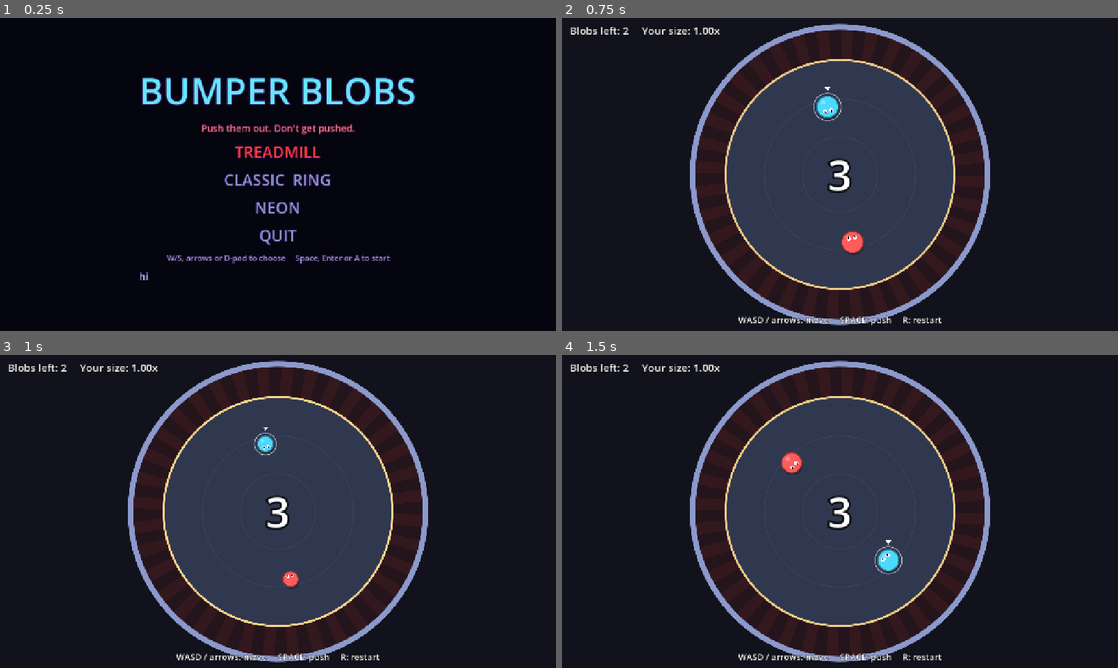
Above: before the commit, frames 1-4 (two rows, left to right).
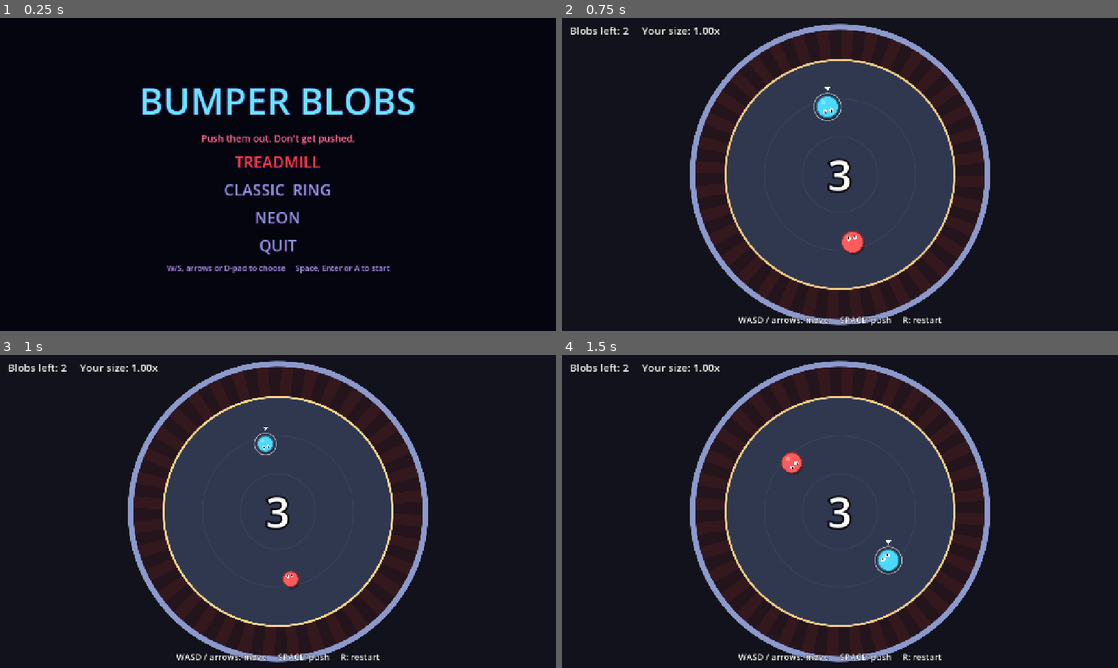
Above: after the commit, the same moments.

Repository: mrjkey/blobs
Game: Godot game, scene res://ui/menus/main_menu.tscn
The game is run twice, just before and just after one commit, with the same random seed, the same clock (stepped at 60 frames per second) and the same inputs. Before the commit the project starts from res://menus/main_menu.tscn.
Inputs:
- Up to frame 1 (0.25 s): no input
- Up to frame 2 (0.75 s): click "CLASSIC RING" at 0.5 s
- Up to frame 3 (1 s): no input
- Up to frame 4 (1.5 s): tap R (restart) at 1.25 s; hold D (move_right) from 1.28 s (still down); tap Space (push) at 1.35 s

The runs differ from the first frame. In frame 1, 7.0% of the frame differs, in the area x 25-75%, y 18-84%; in frame 2, nothing differs; in frame 3, nothing differs; in frame 4, nothing differs.

Commit message:
BIG REORG STARTING NOW

Diff:
--- a/session.gd
+++ b/autoload/session.gd
@@ -2,7 +2,7 @@
 ## Autoload "Session": choices that must survive scene changes and reloads.
 ## Menus write here, game scenes read here in _ready().
 
-## Treadmill mode picked in menus/treadmill_menu.tscn (0 = 1P vs computer,
+## Treadmill mode picked in ui/menus/treadmill_menu.tscn (0 = 1P vs computer,
 ## 1 = 2P versus, 2 = 2P + computer, 3 = watch). -1 = not picked yet, e.g. when
 ## treadmill.tscn is run on its own with F6.
 var treadmill_mode := -1
--- a/project.godot
+++ b/project.godot
@@ -16,7 +16,7 @@
 
 [autoload]
 
-Session="*res://session.gd"
+Session="*res://autoload/session.gd"
 ClaudeSyncGame="*uid://c377xy6tuo80b"
 
 [display]
--- a/scenes/placeholder.tscn
+++ /dev/null
@@ -1,3 +0,0 @@
-[gd_scene format=3 uid="uid://c772yea7ek4tq"]
-
-[node name="Placeholder" type="Node2D" unique_id=2043067622]
--- a/scripts/game.gd
+++ b/scripts/game.gd
@@ -40,7 +40,6 @@
 
 func _ready() -> void:
 	randomize()
-	_setup_input()
 	camera = Camera2D.new()
 	add_child(camera)
 	camera.make_current()
@@ -54,35 +53,6 @@
 
 
 # --- Setup -------------------------------------------------------------------
-
-func _setup_input() -> void:
-	_bind("move_left", [KEY_A, KEY_LEFT], [], JOY_AXIS_LEFT_X, -1.0)
-	_bind("move_right", [KEY_D, KEY_RIGHT], [], JOY_AXIS_LEFT_X, 1.0)
-	_bind("move_up", [KEY_W, KEY_UP], [], JOY_AXIS_LEFT_Y, -1.0)
-	_bind("move_down", [KEY_S, KEY_DOWN], [], JOY_AXIS_LEFT_Y, 1.0)
-	_bind("push", [KEY_SPACE, KEY_J], [JOY_BUTTON_A])
-	_bind("restart", [KEY_R], [JOY_BUTTON_START])
-	_bind("quit", [KEY_ESCAPE])
-
-
-func _bind(action: String, keys: Array, buttons: Array = [], axis: int = -1, axis_dir: float = 0.0) -> void:
-	if InputMap.has_action(action):
-		return  # survives scene reloads
-	InputMap.add_action(action, 0.25)
-	for k in keys:
-		var ev := InputEventKey.new()
-		ev.physical_keycode = k
-		InputMap.action_add_event(action, ev)
-	for b in buttons:
-		var ev := InputEventJoypadButton.new()
-		ev.button_index = b
-		InputMap.action_add_event(action, ev)
-	if axis >= 0:
-		var ev := InputEventJoypadMotion.new()
-		ev.axis = axis
-		ev.axis_value = axis_dir
-		InputMap.action_add_event(action, ev)
-
 
 func _spawn_blobs() -> void:
 	var count := T.BOT_COUNT + 1
@@ -142,7 +112,7 @@
 		get_tree().reload_current_scene()
 		return
 	if Input.is_action_just_pressed("quit"):
-		get_tree().change_scene_to_file("res://menus/main_menu.tscn")
+		get_tree().change_scene_to_file("res://ui/menus/main_menu.tscn")
 		return
 	_read_player_input()
 	clock += delta
--- a/scripts/neon/neon_blob.gd
+++ b/scripts/neon/neon_blob.gd
@@ -3,11 +3,7 @@
 ## glowing eyes. Only the drawing changes; physics and push are inherited.
 
 const NT = preload("res://scripts/neon/neon_tuning.gd")
-
-
-static func hdr(c: Color, k: float, a: float = 1.0) -> Color:
-	k *= NT.BRIGHTNESS
-	return Color(c.r * k, c.g * k, c.b * k, a)
+const NeonLook = preload("res://scripts/neon/neon_look.gd")
 
 
 func _draw() -> void:
@@ -29,10 +25,10 @@
 	var glow := NT.BLOB_GLOW + flash * 2.0
 	var rim := color.lerp(Color.WHITE, flash * 0.6)
 	# Soft halo (also looks fine with glow turned off), then the dark glass body.
-	draw_colored_polygon(halo, hdr(rim, 1.0, 0.12))
+	draw_colored_polygon(halo, NeonLook.hdr(rim, 1.0, 0.12))
 	draw_colored_polygon(outer, Color(color.r * 0.12, color.g * 0.12, color.b * 0.18, 0.92))
-	draw_polyline(inner, hdr(rim, 1.1, 0.45), 1.5, true)
-	draw_polyline(outer_line, hdr(rim, glow), 3.5 if windup <= 0.0 else 5.0, true)
+	draw_polyline(inner, NeonLook.hdr(rim, 1.1, 0.45), 1.5, true)
+	draw_polyline(outer_line, NeonLook.hdr(rim, glow), 3.5 if windup <= 0.0 else 5.0, true)
 
 	_draw_eyes(r)
 	_draw_status(r)
@@ -41,14 +37,14 @@
 func _draw_eyes(r: float) -> void:
 	var side := Vector2(-look.y, look.x)
 	var dizzy := stun > 0.0 or not alive
-	var bright := hdr(Color.WHITE, 2.2)
+	var bright := NeonLook.hdr(Color.WHITE, 2.2)
 	for s: float in [-1.0, 1.0]:
 		var c := _xf(look * 0.36 + side * (0.3 * s)) * r
 		var er := r * 0.18
 		if dizzy:
 			var e := er * 0.75
-			draw_line(c + Vector2(-e, -e), c + Vector2(e, e), hdr(color, 2.5), 2.5, true)
-			draw_line(c + Vector2(-e, e), c + Vector2(e, -e), hdr(color, 2.5), 2.5, true)
+			draw_line(c + Vector2(-e, -e), c + Vector2(e, e), NeonLook.hdr(color, 2.5), 2.5, true)
+			draw_line(c + Vector2(-e, e), c + Vector2(e, -e), NeonLook.hdr(color, 2.5), 2.5, true)
 		elif _blink > 0.0:
 			draw_line(c - side * er, c + side * er, bright, 2.5, true)
 		else:
@@ -57,7 +53,7 @@
 		if windup > 0.0 or (push_cooldown > T.PUSH_COOLDOWN - 0.15):
 			var brow_in := c + look * er * 0.9 - side * (er * 0.5 * s)
 			var brow_out := c + look * er * 1.6 + side * (er * 0.9 * s)
-			draw_line(brow_in, brow_out, hdr(color, 2.5), 3.0, true)
+			draw_line(brow_in, brow_out, NeonLook.hdr(color, 2.5), 3.0, true)
 
 
 func _draw_status(r: float) -> void:
@@ -68,16 +64,16 @@
 		if push_cooldown > 0.0:
 			var frac := 1.0 - push_cooldown / T.PUSH_COOLDOWN
 			if frac > 0.01:
-				draw_arc(Vector2.ZERO, ring_r, -PI / 2.0, -PI / 2.0 + TAU * frac, 48, hdr(color, 1.2, 0.5), 2.5, true)
+				draw_arc(Vector2.ZERO, ring_r, -PI / 2.0, -PI / 2.0 + TAU * frac, 48, NeonLook.hdr(color, 1.2, 0.5), 2.5, true)
 		else:
-			draw_arc(Vector2.ZERO, ring_r, 0.0, TAU, 48, hdr(color, 2.0, 0.9), 2.0, true)
+			draw_arc(Vector2.ZERO, ring_r, 0.0, TAU, 48, NeonLook.hdr(color, 2.0, 0.9), 2.0, true)
 		var tip := Vector2(0.0, -r - 16.0)
-		draw_colored_polygon(PackedVector2Array([tip, tip + Vector2(-7, -10), tip + Vector2(7, -10)]), hdr(color, 2.5))
+		draw_colored_polygon(PackedVector2Array([tip, tip + Vector2(-7, -10), tip + Vector2(7, -10)]), NeonLook.hdr(color, 2.5))
 		if player_tag != "":
 			draw_string(ThemeDB.fallback_font, tip + Vector2(-30.0, -14.0), player_tag,
-				HORIZONTAL_ALIGNMENT_CENTER, 60.0, 16, hdr(color, 2.0))
+				HORIZONTAL_ALIGNMENT_CENTER, 60.0, 16, NeonLook.hdr(color, 2.0))
 	if outside_time > 0.0:
 		var danger := clampf(outside_time / T.RING_OUT_TIME, 0.0, 1.0)
 		var pulse := 0.5 + 0.5 * sin(Time.get_ticks_msec() * 0.03)
 		draw_arc(Vector2.ZERO, r + 5.0, -PI / 2.0, -PI / 2.0 + TAU * danger, 48,
-			hdr(Color(1.0, 0.15, 0.1), 1.5 + 1.5 * pulse), 4.0, true)
+			NeonLook.hdr(Color(1.0, 0.15, 0.1), 1.5 + 1.5 * pulse), 4.0, true)
--- a/scripts/neon/neon_fx.gd
+++ b/scripts/neon/neon_fx.gd
@@ -2,7 +2,7 @@
 ## Neon particles: glowing streaks along their velocity instead of dots,
 ## and over-bright shockwave rings so they bloom.
 
-const NT = preload("res://scripts/neon/neon_tuning.gd")
+const NeonLook = preload("res://scripts/neon/neon_look.gd")
 
 
 func _draw() -> void:
@@ -10,13 +10,9 @@
 		var t: float = w["age"] / w["dur"]
 		var e := 1.0 - pow(1.0 - t, 3.0)
 		var r := lerpf(w["from"], w["to"], e)
-		var c: Color = w["color"]
-		var k := 2.5 * (1.0 - t) * NT.BRIGHTNESS
-		draw_arc(w["pos"], r, 0.0, TAU, 64, Color(c.r * k, c.g * k, c.b * k, 1.0 - t), 6.0 * (1.0 - t) + 1.0, true)
+		draw_arc(w["pos"], r, 0.0, TAU, 64, NeonLook.hdr(w["color"], 2.5 * (1.0 - t), 1.0 - t), 6.0 * (1.0 - t) + 1.0, true)
 	for p in _parts:
 		var k: float = p["life"] / p["max"]
-		var c: Color = p["color"]
 		var pos: Vector2 = p["pos"]
 		var v: Vector2 = p["vel"]
-		var glow := (1.0 + 2.0 * k) * NT.BRIGHTNESS
-		draw_line(pos, pos - v * 0.045, Color(c.r * glow, c.g * glow, c.b * glow, k), maxf(p["size"] * 0.6 * k, 1.0), true)
+		draw_line(pos, pos - v * 0.045, NeonLook.hdr(p["color"], 1.0 + 2.0 * k, k), maxf(p["size"] * 0.6 * k, 1.0), true)
--- a/scripts/neon/neon_game.gd
+++ b/scripts/neon/neon_game.gd
@@ -21,11 +21,6 @@
 var _overlay: Node2D         # draws turrets and beams above the blobs
 var _play_time := 0.0
 var _last_bar := -1
-
-
-static func hdr(c: Color, k: float, a: float = 1.0) -> Color:
-	k *= NT.BRIGHTNESS
-	return Color(c.r * k, c.g * k, c.b * k, a)
 
 
 func _ready() -> void:
@@ -285,21 +280,21 @@
 		var n := pts.size()
 		for i in range(1, n):
 			var f := float(i) / n
-			draw_line(pts[i - 1], pts[i], hdr(b.color, 1.5, 0.35 * f), maxf(b.radius * 1.3 * f, 1.0), true)
+			draw_line(pts[i - 1], pts[i], NeonLook.hdr(b.color, 1.5, 0.35 * f), maxf(b.radius * 1.3 * f, 1.0), true)
 
 	# Ring edge thumps with the kick drum.
-	draw_arc(Vector2.ZERO, T.RING_RADIUS, 0.0, TAU, 128, hdr(NT.RING_COLOR, NT.RING_GLOW + NT.RING_PULSE * k), 4.0 + NT.RING_PULSE_WIDTH * k, true)
-	draw_arc(Vector2.ZERO, T.RING_RADIUS + 9.0, 0.0, TAU, 128, hdr(NT.RING_COLOR, 0.8, 0.35), 1.5, true)
+	draw_arc(Vector2.ZERO, T.RING_RADIUS, 0.0, TAU, 128, NeonLook.hdr(NT.RING_COLOR, NT.RING_GLOW + NT.RING_PULSE * k), 4.0 + NT.RING_PULSE_WIDTH * k, true)
+	draw_arc(Vector2.ZERO, T.RING_RADIUS + 9.0, 0.0, TAU, 128, NeonLook.hdr(NT.RING_COLOR, 0.8, 0.35), 1.5, true)
 
 	# Wall, flashing where it was hit.
 	var wall_r := T.WALL_RADIUS + 6.0
-	draw_arc(Vector2.ZERO, wall_r, 0.0, TAU, 128, hdr(NT.WALL_COLOR, 1.4), 4.0, true)
+	draw_arc(Vector2.ZERO, wall_r, 0.0, TAU, 128, NeonLook.hdr(NT.WALL_COLOR, 1.4), 4.0, true)
 	for hit in wall_hits:
 		var t: float = hit["age"] / 0.35
 		var power: float = hit["power"]
 		var ang: float = hit["angle"]
 		var span := 0.15 + 0.2 * power
-		draw_arc(Vector2.ZERO, wall_r, ang - span, ang + span, 16, hdr(Color.WHITE, 3.0, 1.0 - t), 4.0 + 6.0 * power * (1.0 - t), true)
+		draw_arc(Vector2.ZERO, wall_r, ang - span, ang + span, 16, NeonLook.hdr(Color.WHITE, 3.0, 1.0 - t), 4.0 + 6.0 * power * (1.0 - t), true)
 
 	# Food: spinning neon diamonds.
 	for f in foods:
@@ -313,8 +308,8 @@
 			pts.append(fpos + Vector2.from_angle(clock * 2.0 + fseed + j * PI / 2.0) * r)
 		var outline := pts.duplicate()
 		outline.append(pts[0])
-		draw_colored_polygon(pts, hdr(NT.FOOD_COLOR, 0.5, 0.5))
-		draw_polyline(outline, hdr(NT.FOOD_COLOR, 2.5), 2.0, true)
+		draw_colored_polygon(pts, NeonLook.hdr(NT.FOOD_COLOR, 0.5, 0.5))
+		draw_polyline(outline, NeonLook.hdr(NT.FOOD_COLOR, 2.5), 2.0, true)
 
 
 func _draw_overlay() -> void:
@@ -338,19 +333,19 @@
 			if to_fire <= NT.LASER_LOCK_BEATS:
 				alpha = 0.9 if int(beat * 16.0) % 2 == 0 else 0.3
 				width = 2.5
-			_overlay.draw_line(pos, pos + aim * length, hdr(NT.LASER_COLOR, 1.0 + 2.0 * charge, alpha), width, true)
+			_overlay.draw_line(pos, pos + aim * length, NeonLook.hdr(NT.LASER_COLOR, 1.0 + 2.0 * charge, alpha), width, true)
 
 		# The beam itself.
 		if fire_beat >= 0.0 and beat >= fire_beat and beat < fire_beat + NT.LASER_FIRE_BEATS:
 			var q := (beat - fire_beat) / NT.LASER_FIRE_BEATS
 			var end := pos + aim * length
-			_overlay.draw_line(pos, end, hdr(NT.LASER_COLOR, 3.0, 1.0 - q), NT.LASER_WIDTH * 1.4 * (1.0 - q) + 1.0, true)
-			_overlay.draw_line(pos, end, hdr(Color.WHITE, 3.0, 1.0 - q), NT.LASER_WIDTH * 0.35 * (1.0 - q) + 1.0, true)
+			_overlay.draw_line(pos, end, NeonLook.hdr(NT.LASER_COLOR, 3.0, 1.0 - q), NT.LASER_WIDTH * 1.4 * (1.0 - q) + 1.0, true)
+			_overlay.draw_line(pos, end, NeonLook.hdr(Color.WHITE, 3.0, 1.0 - q), NT.LASER_WIDTH * 0.35 * (1.0 - q) + 1.0, true)
 
 		# Turret: a neon arrowhead pointing where it aims.
 		var side := Vector2(-aim.y, aim.x)
 		var tip := pos + aim * 16.0
 		var body := PackedVector2Array([tip, pos - aim * 10.0 + side * 12.0, pos - aim * 4.0, pos - aim * 10.0 - side * 12.0, tip])
-		_overlay.draw_polyline(body, hdr(NT.TURRET_COLOR, 1.5 + 1.5 * k + 3.0 * charge), 2.5, true)
+		_overlay.draw_polyline(body, NeonLook.hdr(NT.TURRET_COLOR, 1.5 + 1.5 * k + 3.0 * charge), 2.5, true)
 		if charge > 0.0:
-			_overlay.draw_circle(tip, 2.0 + 6.0 * charge, hdr(NT.LASER_COLOR, 2.0 + 2.0 * charge, 0.9))
+			_overlay.draw_circle(tip, 2.0 + 6.0 * charge, NeonLook.hdr(NT.LASER_COLOR, 2.0 + 2.0 * charge, 0.9))
--- a/scripts/neon/neon_tuning.gd
+++ b/scripts/neon/neon_tuning.gd
@@ -4,7 +4,7 @@
 
 # --- Glow --------------------------------------------------------------------
 # Anything drawn brighter than GLOW_THRESHOLD blooms. Neon colours are drawn at
-# 1.5x-3x brightness on purpose; see hdr() in neon_game.gd.
+# 1.5x-3x brightness on purpose; see hdr() in neon_look.gd.
 const BRIGHTNESS := 0.75            # master dimmer for every neon colour (1.0 = original)
 const GLOW_INTENSITY := 0.9        # size/strength of the bloom halo around bright things
 const GLOW_STRENGTH := 1.0
--- a/scripts/treadmill/treadmill_game.gd
+++ b/scripts/treadmill/treadmill_game.gd
@@ -5,7 +5,7 @@
 ## The track is generated in chunks ahead of the camera: solid walls, pink
 ## kicker walls, pinball bumpers and food. Laser ships cruise beside the side
 ## walls and fire across the track on the beat. The mode (1P vs computer,
-## 2P versus, 2P + computer, watch) is picked in menus/treadmill_menu.tscn and
+## 2P versus, 2P + computer, watch) is picked in ui/menus/treadmill_menu.tscn and
 ## read from Session.treadmill_mode.
 ##
 ## Reuses from game.gd: blob-vs-blob collisions, pushes, bump effects, hitstop,
@@ -23,7 +23,7 @@
 
 enum Mode { VS_CPU, VERSUS, VERSUS_PLUS_CPU, WATCH }  # same numbers as the menu's buttons
 
-const TREADMILL_MENU := "res://menus/treadmill_menu.tscn"
+const TREADMILL_MENU := "res://ui/menus/treadmill_menu.tscn"
 
 var mode: int = Mode.VS_CPU
 var cam_y := 0.0                    # world y at the centre of the screen
--- a/menus/main_menu.tscn
+++ b/ui/menus/main_menu.tscn
@@ -1,7 +1,7 @@
 [gd_scene format=3 uid="uid://c0ge31dweawvf"]
 
-[ext_resource type="Script" uid="uid://1b62tslqpkw8" path="res://menus/main_menu.gd" id="1_8gy84"]
-[ext_resource type="Theme" uid="uid://clopy5laifscb" path="res://menus/menu_theme.tres" id="2_theme"]
+[ext_resource type="Script" uid="uid://1b62tslqpkw8" path="res://ui/menus/main_menu.gd" id="1_8gy84"]
+[ext_resource type="Theme" uid="uid://clopy5laifscb" path="res://ui/themes/menu_theme.tres" id="2_theme"]
 
 [node name="MainMenu" type="Control" unique_id=126013004]
 layout_mode = 3
@@ -12,7 +12,7 @@
 grow_vertical = 2
 theme = ExtResource("2_theme")
 script = ExtResource("1_8gy84")
-treadmill_menu_path = "res://menus/treadmill_menu.tscn"
+treadmill_menu_path = "res://ui/menus/treadmill_menu.tscn"
 classic_path = "res://main.tscn"
 neon_path = "res://neon.tscn"
 
@@ -74,10 +74,6 @@
 text = "W/S, arrows or D-pad to choose     Space, Enter or A to start"
 horizontal_alignment = 1
 
-[node name="Label" type="Label" parent="Center/Column" unique_id=991551903]
-layout_mode = 2
-text = "hi "
-
 [connection signal="pressed" from="Center/Column/Buttons/TreadmillButton" to="." method="_on_treadmill_button_pressed"]
 [connection signal="pressed" from="Center/Column/Buttons/ClassicButton" to="." method="_on_classic_button_pressed"]
 [connection signal="pressed" from="Center/Column/Buttons/NeonButton" to="." method="_on_neon_button_pressed"]
--- a/menus/treadmill_menu.gd
+++ b/ui/menus/treadmill_menu.gd
@@ -56,7 +56,7 @@
 		3:  # watch
 			text += "Four bots, no humans. Esc goes back to this menu."
 		0:  # 1P vs computer
-			text += "You: WASD or arrows, hello from the hook, Space or Enter to push"
+			text += "You: WASD or arrows, Space or Enter to push"
 			if pads > 0:
 				text += "  ·  or the controller"
 		_:  # two players
--- a/menus/treadmill_menu.tscn
+++ b/ui/menus/treadmill_menu.tscn
@@ -1,7 +1,7 @@
 [gd_scene format=3 uid="uid://by3m2pmhdccmm"]
 
-[ext_resource type="Script" uid="uid://b2qkb2j0jiuff" path="res://menus/treadmill_menu.gd" id="1_script"]
-[ext_resource type="Theme" uid="uid://clopy5laifscb" path="res://menus/menu_theme.tres" id="2_theme"]
+[ext_resource type="Script" uid="uid://b2qkb2j0jiuff" path="res://ui/menus/treadmill_menu.gd" id="1_script"]
+[ext_resource type="Theme" uid="uid://clopy5laifscb" path="res://ui/themes/menu_theme.tres" id="2_theme"]
 
 [node name="TreadmillMenu" type="Control" unique_id=603542268]
 layout_mode = 3
@@ -13,7 +13,7 @@
 theme = ExtResource("2_theme")
 script = ExtResource("1_script")
 treadmill_path = "res://treadmill.tscn"
-main_menu_path = "res://menus/main_menu.tscn"
+main_menu_path = "res://ui/menus/main_menu.tscn"
 
 [node name="Background" type="ColorRect" parent="." unique_id=1303410851]
 layout_mode = 1
@@ -47,19 +47,13 @@
 text = "Don't fall behind the laser."
 horizontal_alignment = 1
 
-[node name="ClaudeNote" type="Label" parent="Center/Column" unique_id=1739520486]
-layout_mode = 2
-theme_type_variation = &"HintLabel"
-text = "(updated again, this time by the hook)"
-horizontal_alignment = 1
-
 [node name="Modes" type="VBoxContainer" parent="Center/Column" unique_id=1405469633]
 unique_name_in_owner = true
 layout_mode = 2
 
 [node name="VsCpuButton" type="Button" parent="Center/Column/Modes" unique_id=787512073]
 layout_mode = 2
-text = "1 PLAYER  vs  COMPUTer"
+text = "1 PLAYER  vs  COMPUTER"
 
 [node name="VersusButton" type="Button" parent="Center/Column/Modes" unique_id=1288794760]
 layout_mode = 2
Renamed: session.gd.uid -> autoload/session.gd.uid
Renamed: blob_physics.gd -> physics/blob_physics.gd
Renamed: blob_physics.gd.uid -> physics/blob_physics.gd.uid
Renamed: menus/main_menu.gd -> ui/menus/main_menu.gd
Renamed: menus/main_menu.gd.uid -> ui/menus/main_menu.gd.uid
Renamed: menus/treadmill_menu.gd.uid -> ui/menus/treadmill_menu.gd.uid
Renamed: menus/menu_theme.tres -> ui/themes/menu_theme.tres
